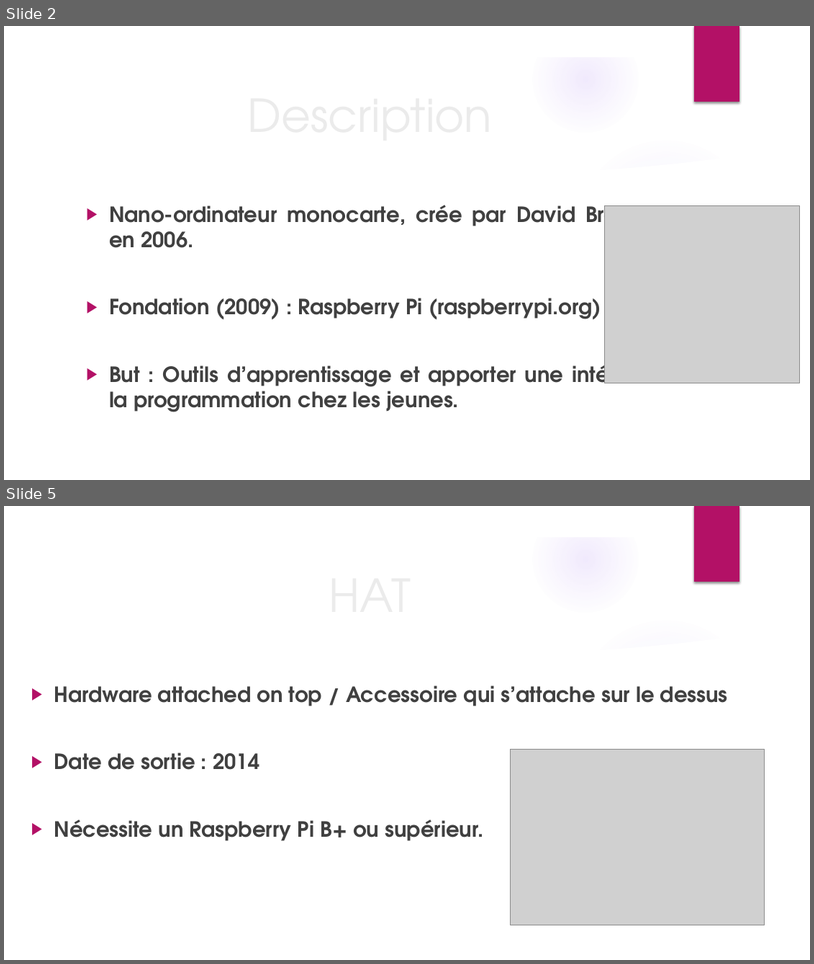
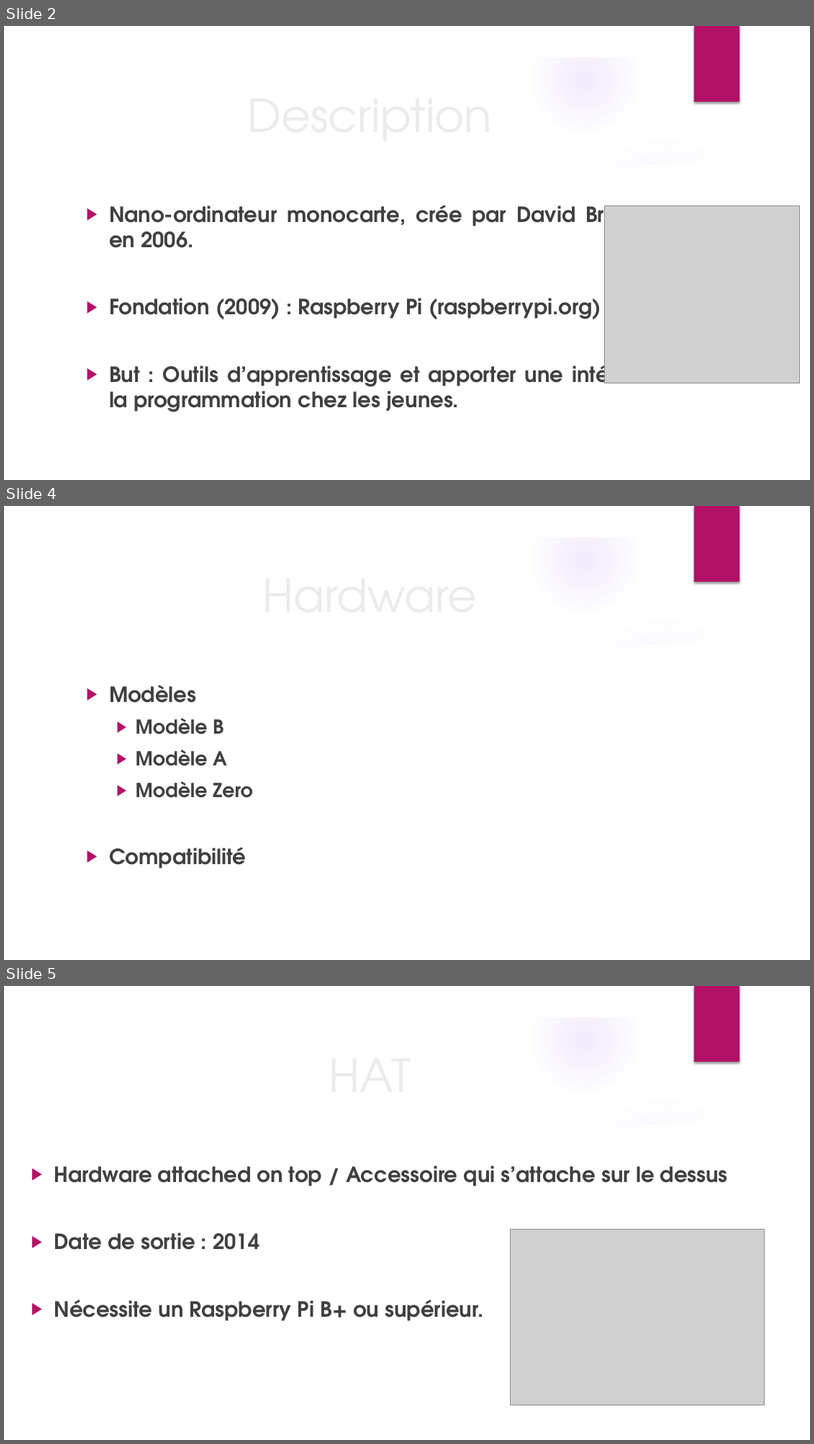
Before and after one commit to AsKeil/Raspberrypi_CDrummond, a slide deck: Commun/PrésentationPowerPoint.pptx. Shown one above the other, each under a label of ours: slides 2 and 5 before the commit, slides 2, 4 and 5 after it; the slides between them are not shown. The pictures are 814x964 and 814x1444 pixels, drawn with LibreOffice and Linux fonts; fonts in the diff are those of the drawing; grey boxes stand for pictures; background and template pictures are left out. Boxes give left, top, right and bottom in pixels: in the first picture for what was removed or moved away, otherwise in the second. Text is boxed around its words. In the diff, an @@ line names an element or a change of style, - is before the commit and + after.

```diff
--- a/Commun/PrésentationPowerPoint.pptx
+++ b/Commun/PrésentationPowerPoint.pptx
@@ slide 4 added at (4,506,810,960), background picture (left out); not listed: 9 template elements that a slide beside it also shows @@
@@ title added at (80,570,660,617), 54 pt, text #EBEBEB @@
+Hardware
@@ text added at (109,685,253,868), 23 pt, text #404040, bold @@
+▶ Modèles
+  ▶ Modèle B
+  ▶ Modèle A
+  ▶ Modèle Zero
+▶ Compatibilité
```
Also in this commit, not shown: 3 other slides added, 4 slides removed.
